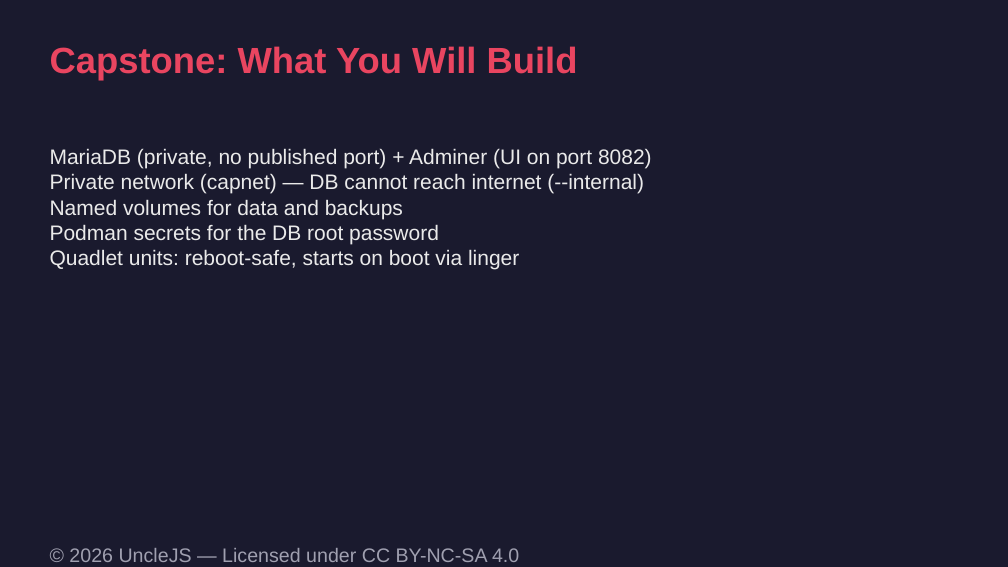
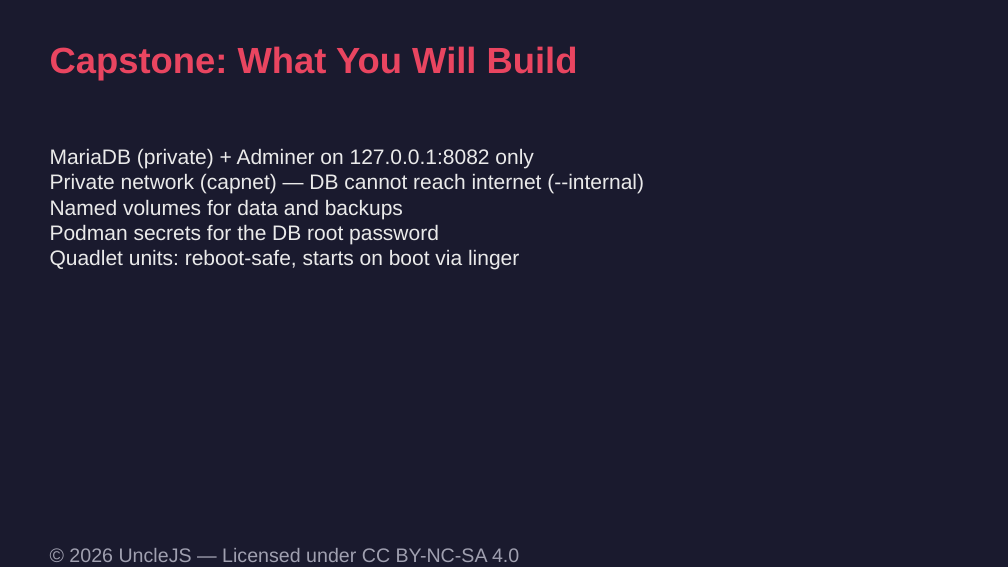
Before and after one commit to UncleJS/course_podman, a slide deck: slide 71 of slides/podman-course.odp. Drawn at 1008x567 pixels with LibreOffice and Linux fonts; fonts in the diff are those of the drawing. Boxes give left, top, right and bottom in pixels: in the first picture for what was removed or moved away, otherwise in the second. Text is boxed around its words. In the diff, an @@ line names an element or a change of style, - is before the commit and + after.

```diff
--- a/slides/podman-course.odp
+++ b/slides/podman-course.odp
@@ text at bbox=[50, 148, 534, 169]: text changed @@
-MariaDB (private, no published port) + Adminer (UI on port 8082)
+MariaDB (private) + Adminer on 127.0.0.1:8082 only
```
Also in this commit, not shown: 7 other slides changed, 58 other files.
